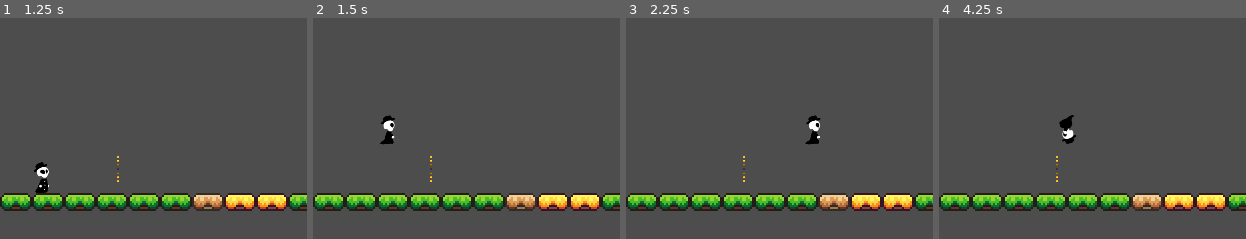
Above: before the commit, frames 1-4 (left to right).
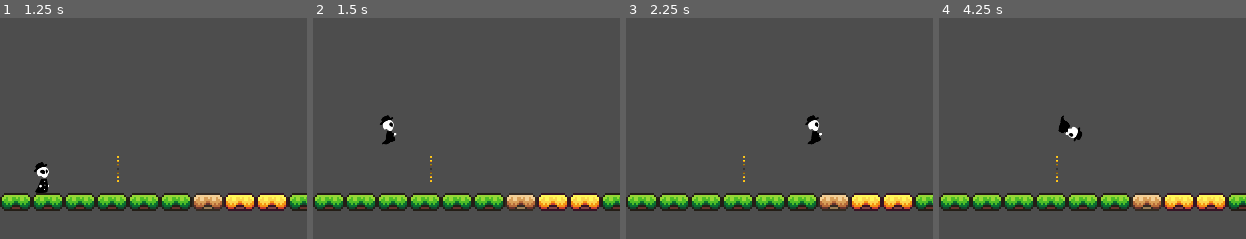
Above: after the commit, the same moments.

Repository: code-langba/you-game
Game: Godot game, scene res://scenes/main.tscn
The game is run twice, just before and just after one commit, with the same random seed, the same clock (stepped at 60 frames per second) and the same inputs.
Inputs:
- Up to frame 1 (1.25 s): click "START" at 0.5 s
- Up to frame 2 (1.5 s): tap Enter at 1.25 s; hold D (move_right) from 1.28 s (still down); tap Space (jump) at 1.35 s
- Up to frame 3 (2.25 s): keep holding D (move_right); tap Space (jump) at 1.52, 1.82, 2.1 s
- Up to frame 4 (4.25 s): tap Space (jump) at 2.27, 2.57, 2.85, 3.6, 3.77, 4.07 s; release D (move_right) at 2.78 s; hold A (move_left) 2.78-3.53 s; hold D (move_right) from 3.53 s (still down)
The pictures show only the part of the screen within x 0-50%, y 50-100%; the shares and areas given below are measured in that part.

Frame 1 is identical in both runs. In frame 2, 0.2% of the frame differs, in the area x 21-28%, y 43-58%; in frame 3, 0.2%; in frame 4, 0.5%, in the area x 38-47%, y 43-58%.
Error before the commit: Invalid access to property or key 'play_die' on a base object of type 'Area2D (killzone.gd)'. (res://scripts/player.gd:20)

Commit message:
player death animation

Diff:
--- a/autoload/PlayerManager.gd
+++ b/autoload/PlayerManager.gd
@@ -1,6 +1,7 @@
 extends Node
 
 signal lives_changed(lives: int)
+signal player_died()
 
 
 var current_checkpoint: Vector2
--- a/scenes/killzone.tscn
+++ b/scenes/killzone.tscn
@@ -1,10 +1,8 @@
-[gd_scene load_steps=3 format=3 uid="uid://c5grcpnd72dq8"]
+[gd_scene load_steps=2 format=3 uid="uid://c5grcpnd72dq8"]
 
 [ext_resource type="Script" path="res://scripts/killzone.gd" id="1_uux18"]
-[ext_resource type="PackedScene" uid="uid://7rndgha02643" path="res://scenes/ui/game_over.tscn" id="2_obkgy"]
 
 [node name="killzone" type="Area2D"]
 collision_layer = 5
 collision_mask = 2
 script = ExtResource("1_uux18")
-game_over_scene = ExtResource("2_obkgy")
--- a/scenes/player.tscn
+++ b/scenes/player.tscn
@@ -1,7 +1,8 @@
-[gd_scene load_steps=63 format=3 uid="uid://dcsgncsfn3jqn"]
+[gd_scene load_steps=64 format=3 uid="uid://dcsgncsfn3jqn"]
 
 [ext_resource type="Script" path="res://scripts/player.gd" id="1_w05b1"]
 [ext_resource type="Texture2D" uid="uid://cygjq7ywybue0" path="res://asset/sprites/player.png" id="2_1eyd4"]
+[ext_resource type="PackedScene" uid="uid://7rndgha02643" path="res://scenes/ui/game_over.tscn" id="2_gu8rq"]
 
 [sub_resource type="CapsuleShape2D" id="CapsuleShape2D_mmg30"]
 radius = 24.0
@@ -392,7 +393,7 @@
 }],
 "loop": true,
 "name": &"jump",
-"speed": 24.0
+"speed": 30.0
 }, {
 "frames": [{
 "duration": 1.0,
@@ -444,6 +445,7 @@
 fall_gravity = 7000
 speed = 600.0
 jump_velocity = 1800.0
+game_over_scene = ExtResource("2_gu8rq")
 
 [node name="CollisionShape2D" type="CollisionShape2D" parent="."]
 position = Vector2(-2, 5)
@@ -452,10 +454,9 @@
 [node name="Knight" type="AnimatedSprite2D" parent="."]
 position = Vector2(-9, -4)
 sprite_frames = SubResource("SpriteFrames_rbfq1")
-animation = &"die"
+animation = &"run"
 autoplay = "idle"
-frame = 7
-frame_progress = 1.0
+frame_progress = 0.921382
 
 [node name="Camera2D" type="Camera2D" parent="."]
 zoom = Vector2(0.6, 0.6)
--- a/scripts/killzone.gd
+++ b/scripts/killzone.gd
@@ -1,22 +1,4 @@
 extends Area2D
 
-@export var game_over_scene: PackedScene
-
 func _ready() -> void:
-	self.body_entered.connect(dispose_node)
-
-func dispose_node(_body: Node2D) -> void:
-	PlayerManager.lives -= 1
-	if PlayerManager.lives < 1:
-		var anim = _body
-		anim.is_dead = true
-		# call_deferred("load_game_over")
-		PlayerManager.reset()
-		return
-	call_deferred("reload")
-
-func reload():
-	get_tree().reload_current_scene()
-
-func load_game_over() -> void:
-	get_tree().change_scene_to_packed(game_over_scene)
+	self.body_entered.connect(func(_body): PlayerManager.player_died.emit())
--- a/scripts/player.gd
+++ b/scripts/player.gd
@@ -8,6 +8,7 @@
 @export var fall_gravity := 3000
 @export var speed := 300.0
 @export var jump_velocity := 800.0
+@export var game_over_scene: PackedScene
 
 @onready var player:AnimatedSprite2D = $Knight
 @onready var killzone: Area2D = get_parent().get_node("killzone")
@@ -17,9 +18,11 @@
 
 func _ready() -> void:
 	is_dead = false
-	killzone.play_die.connect(play_die_anim)
+	# killzone.play_die.connect(play_die_anim)
 	if PlayerManager.current_checkpoint != Vector2.ZERO:
 		position = PlayerManager.current_checkpoint
+
+	PlayerManager.player_died.connect(on_dead)
 
 func _physics_process(delta: float) -> void:
 	# Add the gravity.
@@ -35,19 +38,19 @@
 	# As good practice, you should replace UI actions with custom gameplay actions.
 	var direction := Input.get_axis("move_left", "move_right")
 
+	if is_dead:
+		direction = 0
 	velocity.x = direction * speed
 
 	handle_flip(direction)
-	if is_dead:
-		play_die_anim()
-	else:
+	if not is_dead:
 		handle_animation(direction)
 	handle_jump()
 	move_and_slide()
 
 
 func handle_jump():
-	if Input.is_action_just_pressed("jump") and is_on_floor():
+	if Input.is_action_just_pressed("jump") and is_on_floor() and not is_dead:
 		velocity.y = -jump_velocity
 
 func handle_flip(direction:float):
@@ -65,3 +68,23 @@
 
 func play_die_anim():
 	player.play("die")
+	await player.animation_finished
+	is_dead = false
+	call_deferred("load_game_over")
+
+
+func on_dead() -> void:
+	PlayerManager.lives -= 1
+	if PlayerManager.lives < 1:
+		# var anim = body
+		is_dead = true
+		play_die_anim()
+		PlayerManager.reset()
+		return
+	call_deferred("reload")
+
+func reload():
+	get_tree().reload_current_scene()
+
+func load_game_over() -> void:
+	get_tree().change_scene_to_packed(game_over_scene)
